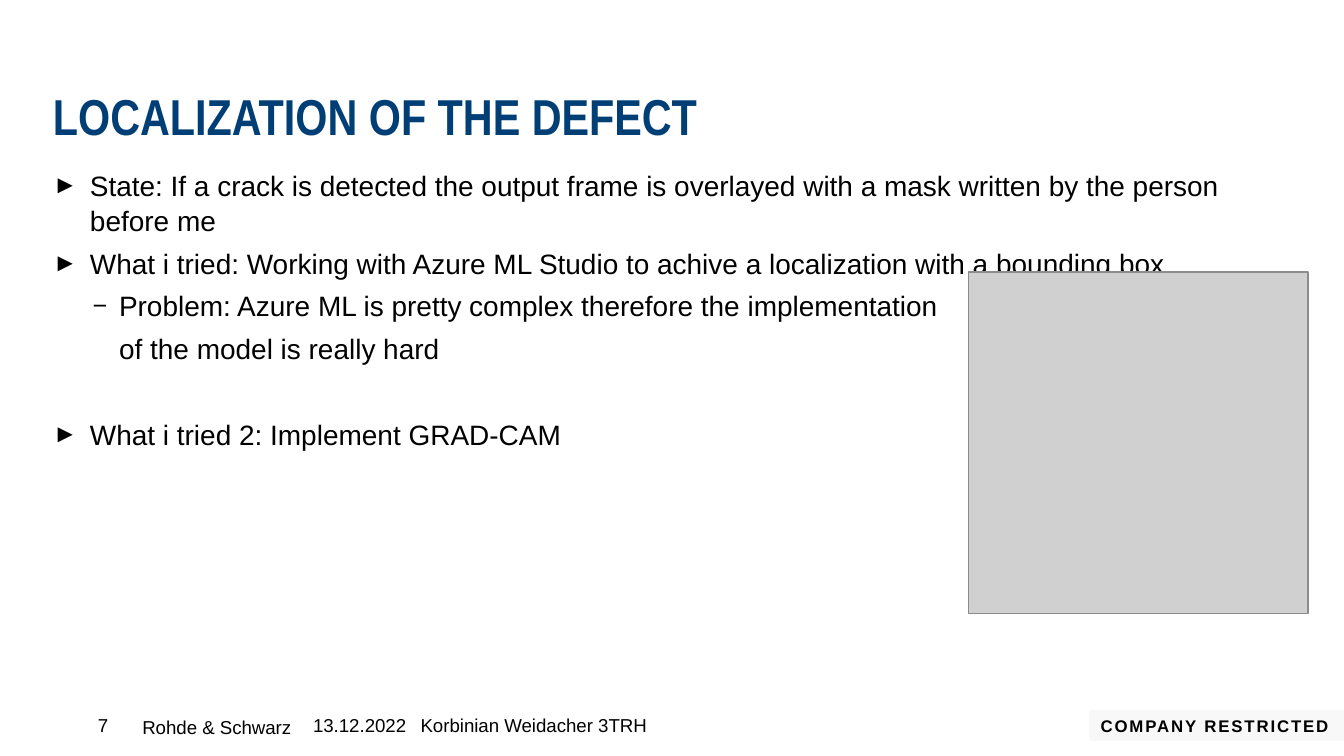
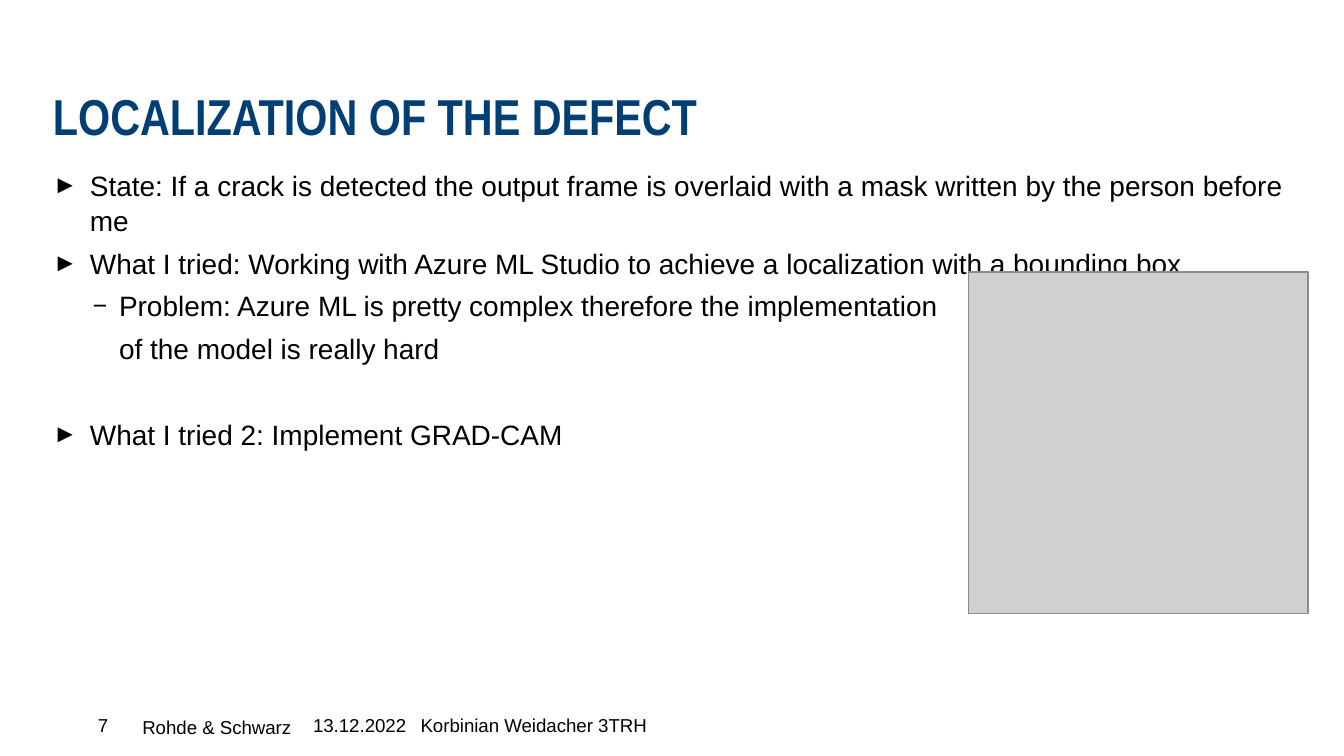
Before and after one commit to 96korbi/BuildingInspectionDeepL, a slide deck: slide 7 of Project_NYP.pptx. Drawn at 1344x756 pixels with LibreOffice and Linux fonts; fonts in the diff are those of the drawing; grey boxes stand for pictures; background and template pictures are left out. Boxes give left, top, right and bottom in pixels: in the first picture for what was removed or moved away, otherwise in the second. Text is boxed around its words. In the diff, an @@ line names an element or a change of style, - is before the commit and + after.

```diff
--- a/Project_NYP.pptx
+++ b/Project_NYP.pptx
@@ text at (90, 175, 1282, 279): text changed @@
-► State: If a crack is detected the output frame is overlayed with a mask written by the person before me
-► What i tried: Working with Azure ML Studio to achive a localization with a bounding box
+► State: If a crack is detected the output frame is overlaid with a mask written by the person before me
+► What I tried: Working with Azure ML Studio to achieve a localization with a bounding box
@@ text at (90, 424, 562, 450): text changed @@
-► What i tried 2: Implement GRAD-CAM
+► What I tried 2: Implement GRAD-CAM
@@ rectangle removed at (1090, 710, 1344, 741) @@
-COMPANY RESTRICTED
```
Also in this commit, not shown: 9 other slides changed.
